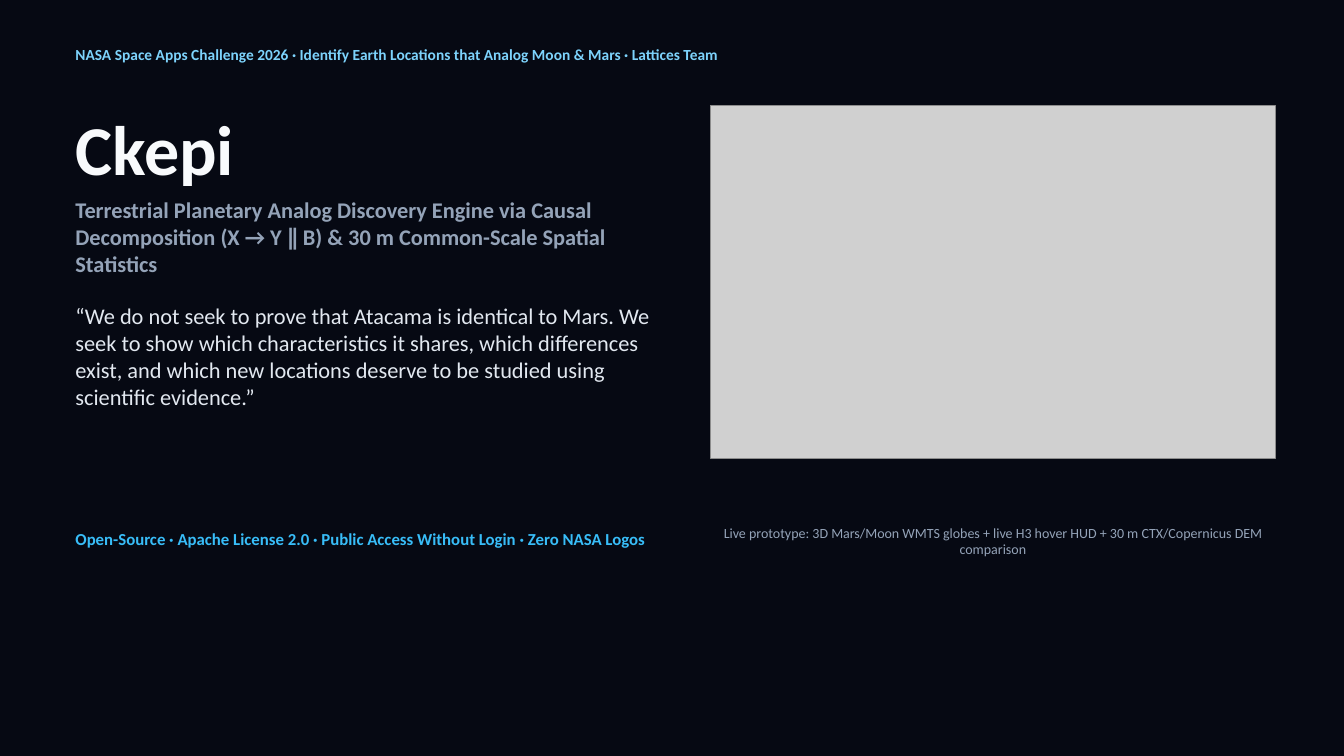
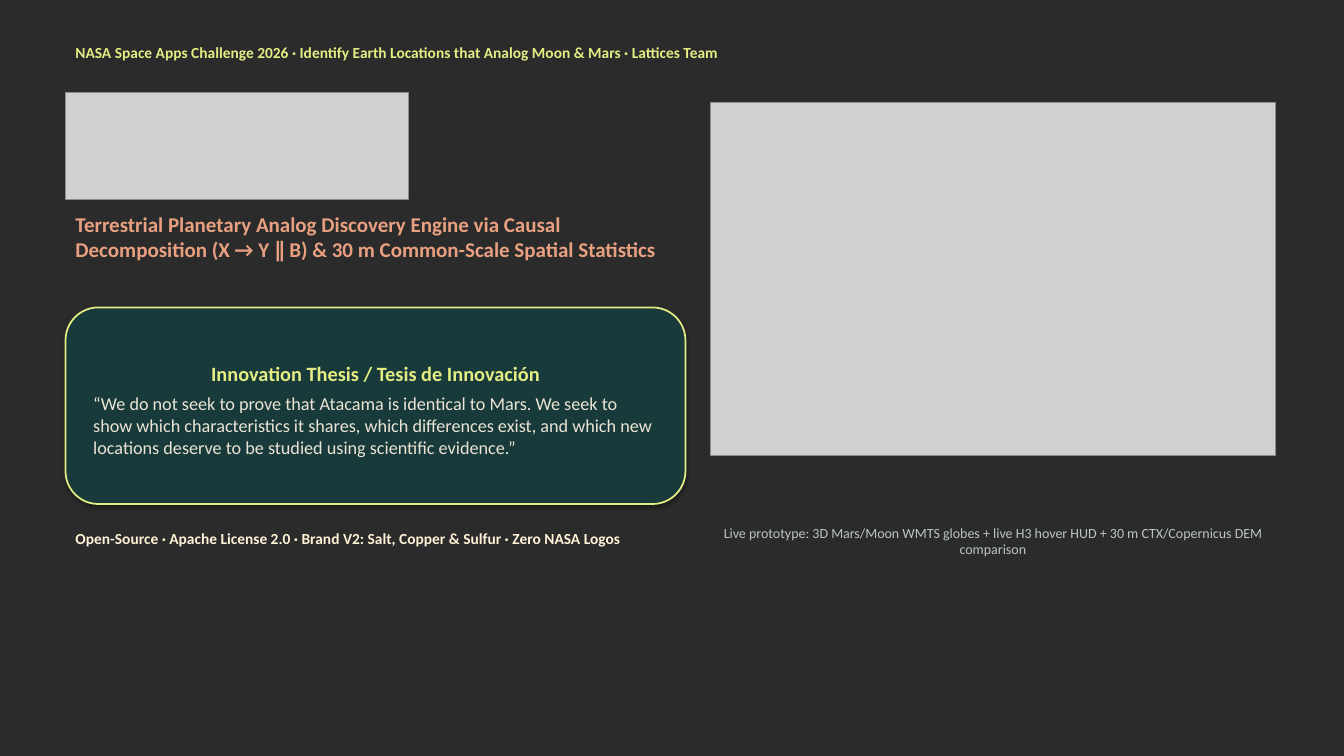
Before and after one commit to AnGeMoNs/Ckepi, a slide deck: slide 1 of docs/nehe/ckepi-pitch-en.pptx. Drawn at 1344x756 pixels with LibreOffice and Linux fonts; fonts in the diff are those of the drawing; grey boxes stand for pictures; background and template pictures are left out; a plain dark background stands for a picture behind light text. Boxes give left, top, right and bottom in pixels: in the first picture for what was removed or moved away, otherwise in the second. Text is boxed around its words. In the diff, an @@ line names an element or a change of style, - is before the commit and + after.

```diff
--- a/docs/nehe/ckepi-pitch-en.pptx
+++ b/docs/nehe/ckepi-pitch-en.pptx
@@ background #060913 to picture (left out) @@
@@ text "NASA Space Apps Challenge 2026 ..." at (x1=75, y1=47, x2=717, y2=61): text colour #7DD3FC to #E4ED83 @@
@@ picture added at (x1=66, y1=93, x2=408, y2=200) @@
@@ text removed at (x1=75, y1=126, x2=234, y2=186) @@
-Ckepi
@@ text "Terrestrial Planetary Analog Discovery Engine ..." moved from (x1=75, y1=202, x2=606, y2=272) to (x1=75, y1=217, x2=655, y2=261) @@
@@ text "Terrestrial Planetary Analog Discovery Engine ..." at (x1=75, y1=217, x2=655, y2=261): size 16 to 15 pt, text colour #94A3B8 to #E8A080 @@
@@ rounded rectangle "Innovation Thesis / Tesis de ..." resized from (x1=75, y1=308, x2=649, y2=405) to (x1=66, y1=308, x2=686, y2=504) @@
@@ rounded rectangle "Innovation Thesis / Tesis de ..." at (x1=66, y1=308, x2=686, y2=504): vertical alignment top to middle; fill none to #183A3A; outline none to #E4ED83 1.25 pt; shadow on @@
@@ text in rounded rectangle at (x1=211, y1=366, x2=540, y2=381): paragraph added @@
+Innovation Thesis / Tesis de Innovación
@@ text in rounded rectangle at (x1=93, y1=397, x2=651, y2=457): size 16 to 13 pt, text colour #E2E8F0 to #EBE4D5 in "“We do not seek to prove that ..."; more space between paragraphs @@
@@ text at (x1=75, y1=533, x2=620, y2=547): text changed; size 12 to 11 pt; text colour #38BDF8 to #FFF2D7 @@
-Open-Source · Apache License 2.0 · Public Access Without Login · Zero NASA Logos
+Open-Source · Apache License 2.0 · Brand V2: Salt, Copper & Sulfur · Zero NASA Logos
@@ text "Live prototype: 3D Mars/Moon WMTS ..." at (x1=724, y1=528, x2=1262, y2=556): text colour #94A3B8 to #BAC6C3 @@
```
Also in this commit, not shown: 6 other slides changed, 29 other files.
